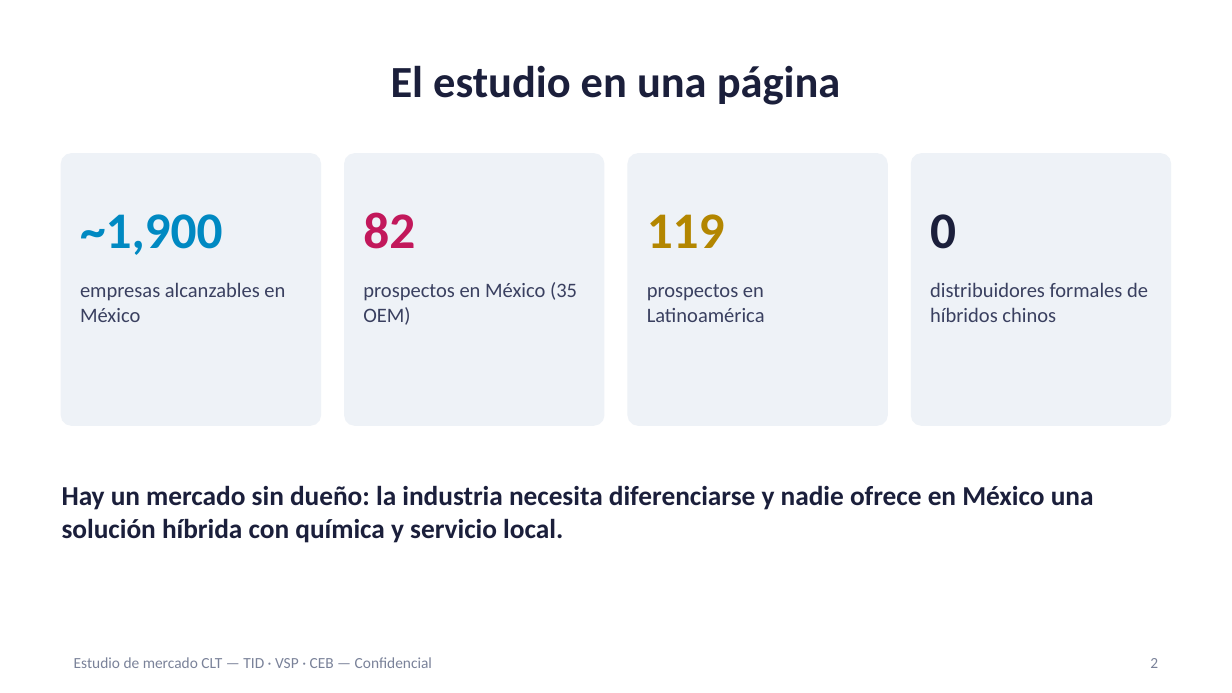
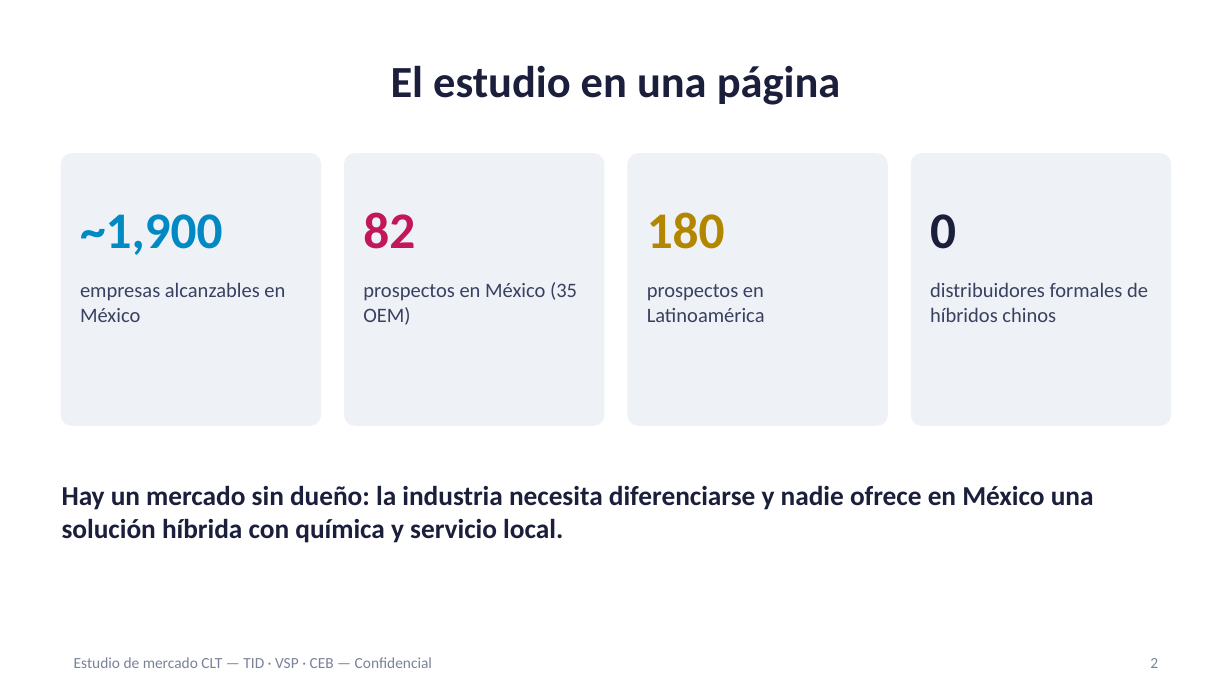
Before and after one commit to carlosmoreno793508/Cosas-Carlos, a slide deck: slide 2 of propuesta-clt/Estudio_Mercado_CLT_Mexico_Latam_ES.pptx. Drawn at 1232x693 pixels with LibreOffice and Linux fonts; fonts in the diff are those of the drawing. Boxes give left, top, right and bottom in pixels: in the first picture for what was removed or moved away, otherwise in the second. Text is boxed around its words. In the diff, an @@ line names an element or a change of style, - is before the commit and + after.

```diff
--- a/propuesta-clt/Estudio_Mercado_CLT_Mexico_Latam_ES.pptx
+++ b/propuesta-clt/Estudio_Mercado_CLT_Mexico_Latam_ES.pptx
@@ text at bbox=[647, 212, 725, 249]: text changed @@
-119
+180
```
Also in this commit, not shown: 2 other slides changed, 9 other files.
